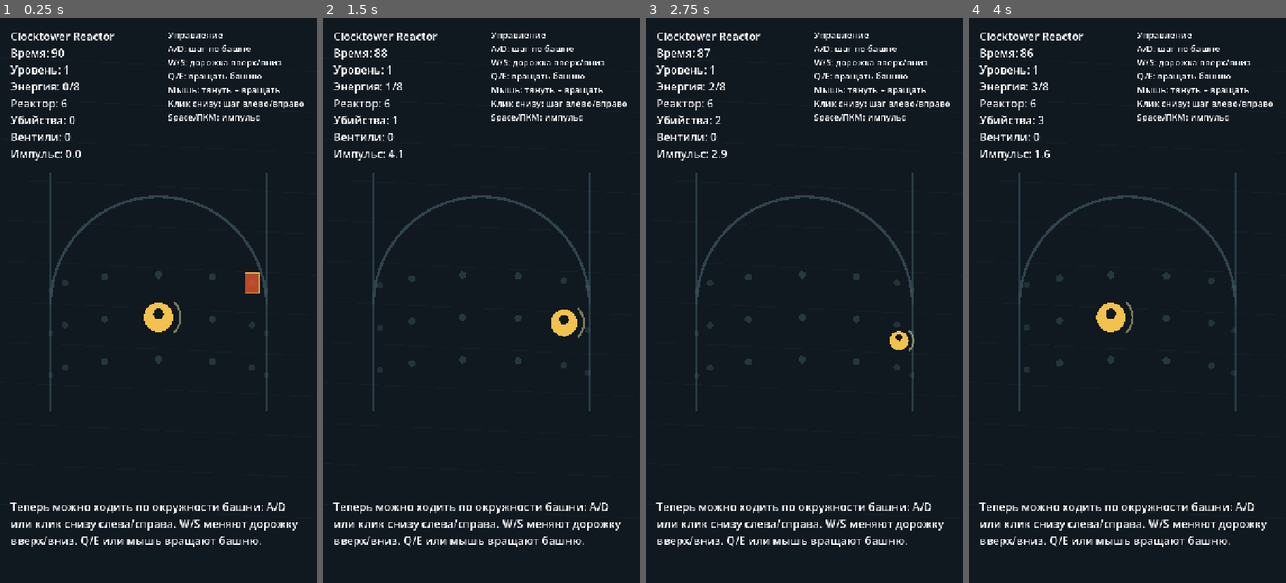
Above: before the commit, frames 1-4 (left to right).
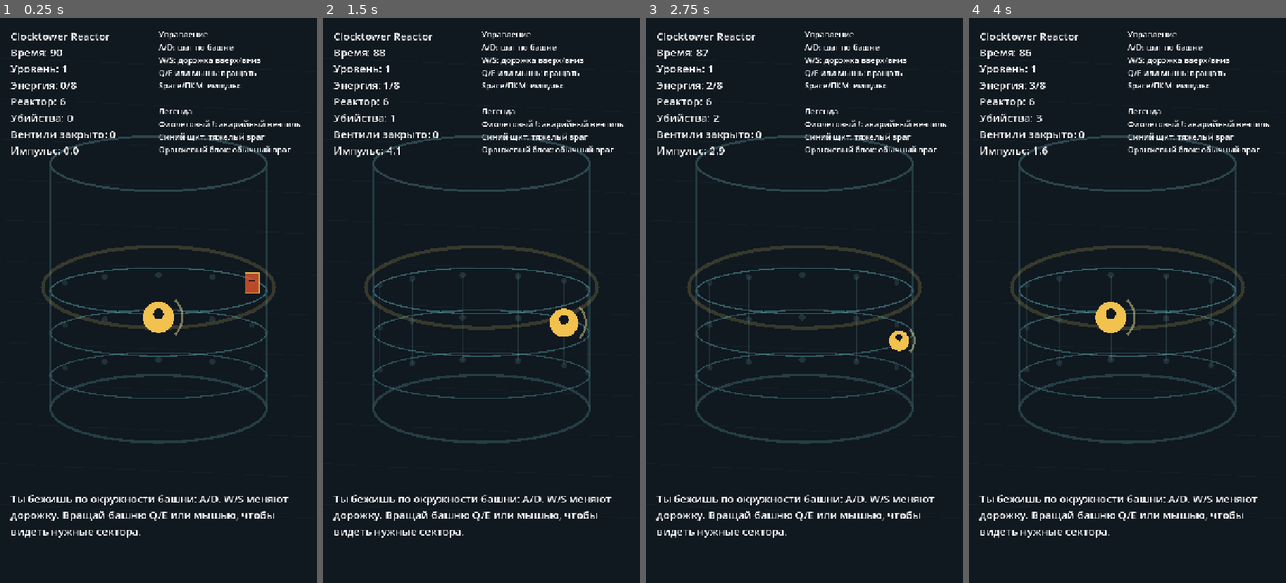
Above: after the commit, the same moments.

Repository: GeorgeYahontov/clocktower-reactor
Game: Godot game, scene res://scenes/Main.tscn
Two runs of this game, one before a commit and one after it. Both use one fixed random seed, a clock stepped at 60 frames per second and the inputs below.
Inputs (mouse positions are in pixels of both pictures, inside the frame that each line leads up to):
- Up to frame 1 (0.25 s): no input
- Up to frame 2 (1.5 s): tap Enter at 0.5 s; move the mouse to (551, 272) at 0.52 s; hold D (move_right) 0.53-1.25 s; tap Space (pulse) at 0.6 s; click (551, 272) at 0.67 s; drag from (418, 328) to (465, 413) at 1.27 s
- Up to frame 3 (2.75 s): move the mouse to (836, 176) at 2.02 s; hold D (move_right) from 2.03 s (still down); tap Space (pulse) at 2.1 s
- Up to frame 4 (4 s): release D (move_right) at 2.75 s; drag from (1111, 413) to (1032, 215) at 2.77 s; move the mouse to (1222, 385) at 3.52 s; hold A (move_left) from 3.53 s (still down); tap Space (pulse) at 3.6 s

The runs differ from the first frame. In frame 1, 10% of the frame differs, in the area x 3-96%, y 2-94%; in frame 2, 10%; in frame 3, 10%; in frame 4, 10%.

Commit message:
Improve gameplay readability

Diff:
--- a/scripts/data/UpgradeCatalog.gd
+++ b/scripts/data/UpgradeCatalog.gd
@@ -4,6 +4,7 @@
 const UPGRADES := [
 	{
 		"id": "rapid_coils",
+		"icon": "⚡",
 		"title": "Быстрые катушки",
 		"description": "Автоогонь становится быстрее.",
 		"stat": "fire_interval",
@@ -11,6 +12,7 @@
 	},
 	{
 		"id": "wide_lens",
+		"icon": "◎",
 		"title": "Широкая линза",
 		"description": "Оружие лучше цепляет угрозы на соседних дорожках.",
 		"stat": "lane_weight",
@@ -18,6 +20,7 @@
 	},
 	{
 		"id": "reactor_patch",
+		"icon": "+",
 		"title": "Заплатка реактора",
 		"description": "Восстановить 1 прочность реактора.",
 		"stat": "integrity",
@@ -25,6 +28,7 @@
 	},
 	{
 		"id": "charged_cells",
+		"icon": "◆",
 		"title": "Заряженные ячейки",
 		"description": "Убийства дают больше энергии для уровня.",
 		"stat": "energy_bonus",
@@ -32,6 +36,7 @@
 	},
 	{
 		"id": "gyro_servos",
+		"icon": "↻",
 		"title": "Гиросерво",
 		"description": "Башня вращается отзывчивее.",
 		"stat": "rotation_speed",
@@ -39,6 +44,7 @@
 	},
 	{
 		"id": "hard_shell",
+		"icon": "■",
 		"title": "Крепкий корпус",
 		"description": "Увеличить максимум прочности реактора.",
 		"stat": "max_integrity",
--- a/scripts/presentation/TowerRenderer.gd
+++ b/scripts/presentation/TowerRenderer.gd
@@ -15,9 +15,12 @@
 
 	_draw_background()
 	_draw_tower_shell()
+	_draw_lane_rings()
+	_draw_sector_guides()
 	_draw_grid_points()
 	_draw_vents()
 	_draw_energy_pulses()
+	_draw_pulse_effects()
 	_draw_shot_traces()
 	_draw_enemies()
 	_draw_player()
@@ -31,10 +34,28 @@
 
 func _draw_tower_shell() -> void:
 	var center: Vector2 = projector.center
-	var rect := Rect2(center.x - projector.radius_x, 250.0, projector.radius_x * 2.0, 640.0)
-	draw_arc(center, projector.radius_x, PI, TAU, 48, Color(0.24, 0.34, 0.38, 0.7), 6.0)
-	draw_line(Vector2(rect.position.x, rect.position.y + 100.0), Vector2(rect.position.x, rect.end.y), Color(0.20, 0.29, 0.32, 0.7), 4.0)
-	draw_line(Vector2(rect.end.x, rect.position.y + 100.0), Vector2(rect.end.x, rect.end.y), Color(0.20, 0.29, 0.32, 0.7), 4.0)
+	var top_center := Vector2(center.x, 330.0)
+	var bottom_center := Vector2(center.x, 885.0)
+	_draw_ellipse(top_center, projector.radius_x, 62.0, Color(0.26, 0.42, 0.44, 0.55), 5.0, 0.0, TAU)
+	_draw_ellipse(bottom_center, projector.radius_x, 76.0, Color(0.18, 0.30, 0.32, 0.72), 6.0, 0.0, TAU)
+	draw_line(Vector2(center.x - projector.radius_x, top_center.y), Vector2(center.x - projector.radius_x, bottom_center.y), Color(0.18, 0.30, 0.32, 0.65), 4.0)
+	draw_line(Vector2(center.x + projector.radius_x, top_center.y), Vector2(center.x + projector.radius_x, bottom_center.y), Color(0.18, 0.30, 0.32, 0.65), 4.0)
+	_draw_ellipse(Vector2(center.x, 610.0), projector.radius_x + 18.0, 92.0, Color(0.92, 0.82, 0.36, 0.18), 8.0, 0.0, TAU)
+
+func _draw_lane_rings() -> void:
+	for lane in state.config.lane_count:
+		var lane_y := projector.center.y + projector.base_y - float(lane) * projector.lane_y
+		var alpha := 0.45 + float(lane) * 0.08
+		_draw_ellipse(Vector2(projector.center.x, lane_y), projector.radius_x, 52.0, Color(0.30, 0.56, 0.58, alpha), 3.0, 0.0, TAU)
+
+func _draw_sector_guides() -> void:
+	for sector in state.config.sector_count:
+		var bottom: Dictionary = projector.project(sector, 0, state.tower_rotation, state.config.sector_count)
+		var top: Dictionary = projector.project(sector, state.config.lane_count - 1, state.tower_rotation, state.config.sector_count)
+		if not bottom["front"] and not top["front"]:
+			continue
+		var alpha: float = 0.18 * maxf(bottom["alpha"], top["alpha"])
+		draw_line(bottom["position"], top["position"], Color(0.48, 0.72, 0.72, alpha), 2.0)
 
 func _draw_grid_points() -> void:
 	for lane in state.config.lane_count:
@@ -42,8 +63,8 @@
 			var projected: Dictionary = projector.project(sector, lane, state.tower_rotation, state.config.sector_count)
 			if not projected["front"]:
 				continue
-			var color := Color(0.30, 0.46, 0.48, 0.35 * projected["alpha"])
-			draw_circle(projected["position"], 7.0 * projected["scale"], color)
+			var color := Color(0.30, 0.46, 0.48, 0.30 * projected["alpha"])
+			draw_circle(projected["position"], 6.0 * projected["scale"], color)
 
 func _draw_vents() -> void:
 	for vent in state.vents:
@@ -51,13 +72,15 @@
 		if not projected["front"]:
 			continue
 		var urgency: float = vent.urgency()
-		var radius: float = lerpf(16.0, 32.0, urgency) * projected["scale"]
-		var color := Color(0.85, 0.22, 1.0, projected["alpha"])
+		var radius: float = lerpf(18.0, 34.0, urgency) * projected["scale"]
+		var pos: Vector2 = projected["position"]
+		var color := Color(0.88, 0.18, 1.0, projected["alpha"])
 		var warning := Color(1.0, 0.92, 0.24, projected["alpha"])
-		draw_circle(projected["position"], radius, Color(color.r, color.g, color.b, 0.25 * projected["alpha"]))
-		draw_arc(projected["position"], radius, 0.0, TAU * maxf(0.05, vent.ttl / vent.life), 28, warning, 4.0)
-		draw_line(projected["position"] + Vector2(-radius * 0.55, 0.0), projected["position"] + Vector2(radius * 0.55, 0.0), color, 4.0)
-		draw_line(projected["position"] + Vector2(0.0, -radius * 0.55), projected["position"] + Vector2(0.0, radius * 0.55), color, 4.0)
+		draw_circle(pos, radius, Color(color.r, color.g, color.b, 0.28 * projected["alpha"]))
+		draw_arc(pos, radius, -PI * 0.5, -PI * 0.5 + TAU * maxf(0.05, vent.ttl / vent.life), 32, warning, 5.0)
+		draw_line(pos + Vector2(0.0, -radius * 0.48), pos + Vector2(0.0, radius * 0.12), color, 5.0)
+		draw_circle(pos + Vector2(0.0, radius * 0.48), 3.5 * projected["scale"], color)
+
 func _draw_enemies() -> void:
 	var sorted: Array = state.enemies.duplicate()
 	sorted.sort_custom(func(a, b) -> bool:
@@ -70,16 +93,33 @@
 		var projected: Dictionary = projector.project(enemy.sector, enemy.lane, state.tower_rotation, state.config.sector_count)
 		if not projected["front"]:
 			continue
-		var size: Vector2 = Vector2(30.0, 44.0) * projected["scale"]
-		var pos: Vector2 = projected["position"] - size * 0.5
 		if enemy.kind == "bulwark":
-			var bulwark_size: Vector2 = Vector2(42.0, 52.0) * projected["scale"]
-			var bulwark_pos: Vector2 = projected["position"] - bulwark_size * 0.5
-			draw_rect(Rect2(bulwark_pos, bulwark_size), Color(0.46, 0.62, 0.82, projected["alpha"]), true, 5.0)
-			draw_rect(Rect2(bulwark_pos, bulwark_size), Color(0.82, 0.96, 1.0, projected["alpha"]), false, 3.0)
+			_draw_bulwark(projected)
 		else:
-			draw_rect(Rect2(pos, size), Color(0.89, 0.34, 0.18, projected["alpha"]), true, 4.0)
-			draw_rect(Rect2(pos, size), Color(1.0, 0.84, 0.32, projected["alpha"]), false, 2.0)
+			_draw_runner(projected)
+
+func _draw_runner(projected: Dictionary) -> void:
+	var size: Vector2 = Vector2(30.0, 44.0) * projected["scale"]
+	var pos: Vector2 = projected["position"] - size * 0.5
+	draw_rect(Rect2(pos, size), Color(0.89, 0.34, 0.18, projected["alpha"]), true, 4.0)
+	draw_rect(Rect2(pos, size), Color(1.0, 0.84, 0.32, projected["alpha"]), false, 2.0)
+	draw_line(projected["position"] + Vector2(-8, -4) * projected["scale"], projected["position"] + Vector2(8, -4) * projected["scale"], Color(0.10, 0.06, 0.04, projected["alpha"]), 3.0)
+
+func _draw_bulwark(projected: Dictionary) -> void:
+	var center: Vector2 = projected["position"]
+	var scale: float = projected["scale"]
+	var points := PackedVector2Array([
+		center + Vector2(0.0, -34.0) * scale,
+		center + Vector2(28.0, -16.0) * scale,
+		center + Vector2(22.0, 24.0) * scale,
+		center + Vector2(0.0, 36.0) * scale,
+		center + Vector2(-22.0, 24.0) * scale,
+		center + Vector2(-28.0, -16.0) * scale
+	])
+	draw_colored_polygon(points, Color(0.35, 0.58, 0.86, projected["alpha"]))
+	draw_polyline(points, Color(0.82, 0.96, 1.0, projected["alpha"]), 3.0, true)
+	draw_circle(center, 9.0 * scale, Color(0.08, 0.18, 0.28, projected["alpha"]))
+	draw_line(center + Vector2(-14.0, -3.0) * scale, center + Vector2(14.0, -3.0) * scale, Color(0.82, 0.96, 1.0, projected["alpha"]), 3.0)
 
 func _draw_shot_traces() -> void:
 	for trace in state.shot_traces:
@@ -111,12 +151,13 @@
 		var alpha: float = 1.0 - progress
 		draw_arc(projected["position"], radius, 0.0, TAU, 48, Color(0.52, 1.0, 0.78, alpha * projected["alpha"]), 8.0)
 		draw_circle(projected["position"], 18.0 * projected["scale"], Color(0.52, 1.0, 0.78, 0.32 * alpha))
+
 func _draw_player() -> void:
 	var projected: Dictionary = projector.project(state.player_sector, state.player_lane, state.tower_rotation, state.config.sector_count)
 	var position: Vector2 = projected["position"]
-	draw_circle(position, 28.0 * projected["scale"], Color("#f2c14e"))
+	draw_circle(position, 30.0 * projected["scale"], Color("#f2c14e"))
 	draw_circle(position + Vector2(0.0, -8.0), 10.0 * projected["scale"], Color("#101820"))
-	draw_arc(position, 42.0 * projected["scale"], -0.8, 0.8, 16, Color(0.95, 0.92, 0.62, 0.45), 5.0)
+	draw_arc(position, 46.0 * projected["scale"], -0.8, 0.8, 16, Color(0.95, 0.92, 0.62, 0.45), 5.0)
 
 func _draw_result_overlay() -> void:
 	if state.run_status == "running" and state.pending_upgrade_choices.is_empty():
@@ -124,3 +165,11 @@
 	var viewport_size: Vector2 = get_viewport_rect().size
 	var alpha: float = 0.68 if state.run_status != "running" else 0.34
 	draw_rect(Rect2(Vector2.ZERO, viewport_size), Color(0.02, 0.04, 0.05, alpha))
+
+func _draw_ellipse(center: Vector2, radius_x: float, radius_y: float, color: Color, width: float, start_angle: float, end_angle: float) -> void:
+	var points := PackedVector2Array()
+	var steps := 72
+	for i in steps + 1:
+		var t := lerpf(start_angle, end_angle, float(i) / float(steps))
+		points.append(center + Vector2(cos(t) * radius_x, sin(t) * radius_y))
+	draw_polyline(points, color, width)
--- a/scripts/ui/Hud.gd
+++ b/scripts/ui/Hud.gd
@@ -14,27 +14,27 @@
 	state = game_state
 	label = Label.new()
 	label.position = Vector2(24.0, 24.0)
-	label.add_theme_font_size_override("font_size", 25)
+	label.add_theme_font_size_override("font_size", 24)
 	add_child(label)
 
 	controls_legend = Label.new()
-	controls_legend.position = Vector2(382.0, 24.0)
-	controls_legend.size = Vector2(314.0, 190.0)
+	controls_legend.position = Vector2(360.0, 24.0)
+	controls_legend.size = Vector2(336.0, 270.0)
 	controls_legend.autowrap_mode = TextServer.AUTOWRAP_WORD_SMART
-	controls_legend.add_theme_font_size_override("font_size", 20)
-	controls_legend.text = "Управление\nA/D: шаг по башне\nW/S: дорожка вверх/вниз\nQ/E: вращать башню\nМышь: тянуть = вращать\nКлик снизу: шаг влево/вправо\nSpace/ПКМ: импульс"
+	controls_legend.add_theme_font_size_override("font_size", 18)
+	controls_legend.text = "Управление\nA/D: шаг по башне\nW/S: дорожка вверх/вниз\nQ/E или мышь: вращать\nSpace/ПКМ: импульс\n\nЛегенда\nФиолетовый !: аварийный вентиль\nСиний щит: тяжелый враг\nОранжевый блок: обычный враг"
 	add_child(controls_legend)
 
 	tutorial = Label.new()
-	tutorial.position = Vector2(24.0, 1090.0)
-	tutorial.size = Vector2(672.0, 150.0)
+	tutorial.position = Vector2(24.0, 1072.0)
+	tutorial.size = Vector2(672.0, 180.0)
 	tutorial.autowrap_mode = TextServer.AUTOWRAP_WORD_SMART
-	tutorial.add_theme_font_size_override("font_size", 25)
+	tutorial.add_theme_font_size_override("font_size", 24)
 	add_child(tutorial)
 
 	upgrade_panel = VBoxContainer.new()
-	upgrade_panel.position = Vector2(42.0, 735.0)
-	upgrade_panel.size = Vector2(636.0, 285.0)
+	upgrade_panel.position = Vector2(42.0, 705.0)
+	upgrade_panel.size = Vector2(636.0, 320.0)
 	upgrade_panel.visible = false
 	add_child(upgrade_panel)
 
@@ -53,7 +53,7 @@
 	if state == null or label == null:
 		return
 	var time_left: float = maxf(0.0, state.config.run_duration - state.run_time)
-	label.text = "Clocktower Reactor\nВремя: %.0f\nУровень: %d\nЭнергия: %d/%d\nРеактор: %d\nУбийства: %d\nВентили: %d\nИмпульс: %.1f" % [
+	label.text = "Clocktower Reactor\nВремя: %.0f\nУровень: %d\nЭнергия: %d/%d\nРеактор: %d\nУбийства: %d\nВентили закрыто: %d\nИмпульс: %.1f" % [
 		time_left,
 		state.level,
 		state.energy,
@@ -69,13 +69,15 @@
 	if state.run_status == "victory":
 		tutorial.text = "Реактор стабилизирован. Прототипный забег завершен."
 	elif state.run_status == "defeat":
-		tutorial.text = "Реактор пробит. Враги слишком часто добирались до твоей дорожки."
+		tutorial.text = "Реактор пробит. Враги или аварии слишком сильно повредили систему."
 	elif state.run_time < 8.0:
-		tutorial.text = "Теперь можно ходить по окружности башни: A/D или клик снизу слева/справа. W/S меняют дорожку вверх/вниз. Q/E или мышь вращают башню."
+		tutorial.text = "Ты бежишь по окружности башни: A/D. W/S меняют дорожку. Вращай башню Q/E или мышью, чтобы видеть нужные сектора."
 	elif state.run_time < 18.0:
-		tutorial.text = "Оружие стреляет автоматически. Держи опасных врагов на видимой стороне башни, чтобы сжечь их быстрее."
+		tutorial.text = "Фиолетовый знак ! - аварийный вентиль. Встань на его сектор и дорожку, чтобы закрыть. Если таймер вентиля истечет, реактор получит урон."
+	elif state.run_time < 28.0:
+		tutorial.text = "Синие щиты - тяжелые враги: они медленные, но живучие. Space или ПКМ дает импульс рядом с тобой и помогает в критический момент."
 	else:
-		tutorial.text = "Выживи до конца таймера. Закрывай аварийные вентили. Space или ПКМ дает импульс рядом с тобой, но требует перезарядки."
+		tutorial.text = "Выживи до конца таймера: закрывай вентили, держи врагов под автоогнем и выбирай улучшения, когда энергия заполнится."
 
 	_refresh_upgrade_panel()
 	restart_button.visible = state.run_status != "running"
@@ -104,8 +106,8 @@
 
 	for upgrade in state.pending_upgrade_choices:
 		var button := Button.new()
-		button.text = "%s - %s" % [upgrade["title"], upgrade["description"]]
-		button.custom_minimum_size = Vector2(620.0, 58.0)
+		button.text = "%s  %s\n%s" % [upgrade["icon"], upgrade["title"], upgrade["description"]]
+		button.custom_minimum_size = Vector2(620.0, 74.0)
 		button.pressed.connect(func(upgrade_id := String(upgrade["id"])) -> void:
 			upgrade_selected.emit(upgrade_id)
 		)
Not shown, changed: docs/00-devlog.md
Not shown, changed: docs/05-current-gameplay.md
